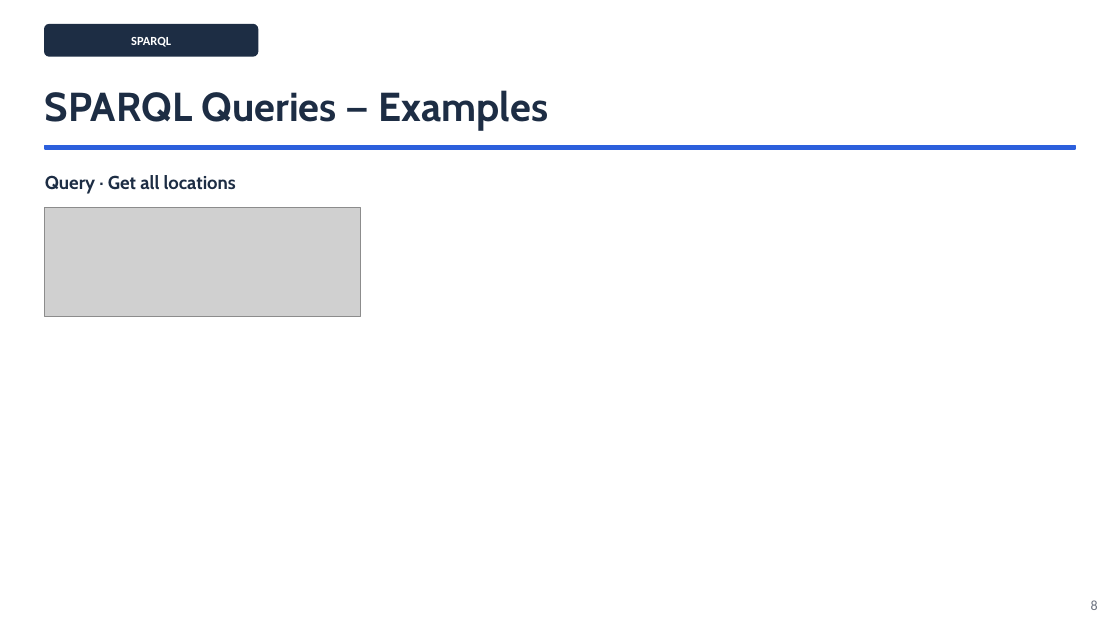
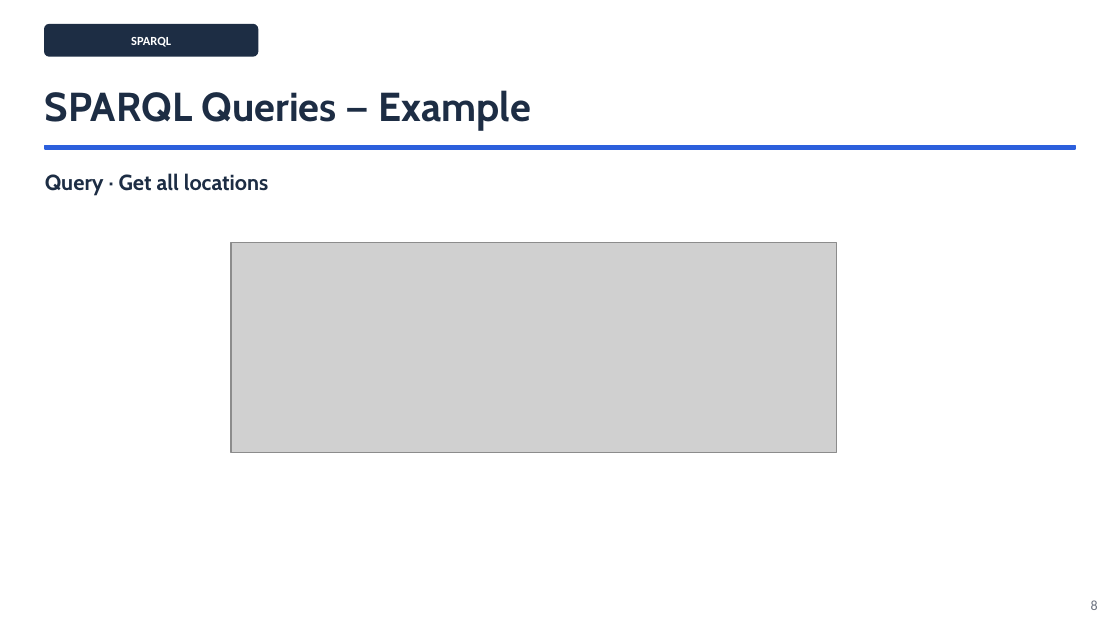
Before and after one commit to ediscota/SOSE-Homework, a slide deck: slide 7 of slides/SoSE-Employment-DaaS-EaaS.pptx. Drawn at 1120x630 pixels with LibreOffice and Linux fonts; fonts in the diff are those of the drawing; grey boxes stand for pictures. Boxes give left, top, right and bottom in pixels: in the first picture for what was removed or moved away, otherwise in the second. Text is boxed around its words. In the diff, an @@ line names an element or a change of style, - is before the commit and + after.

Commit message:
updated slides

```diff
--- a/slides/SoSE-Employment-DaaS-EaaS.pptx
+++ b/slides/SoSE-Employment-DaaS-EaaS.pptx
@@ text at (45, 90, 531, 131): text changed @@
-SPARQL Queries — Examples
+SPARQL Queries — Example
@@ text "Query · Get all locations" at (45, 173, 269, 196): size 12 to 14 pt @@
@@ picture: place and size @@
-picture at (45, 207, 361, 317)
+picture at (231, 243, 837, 452)
```
